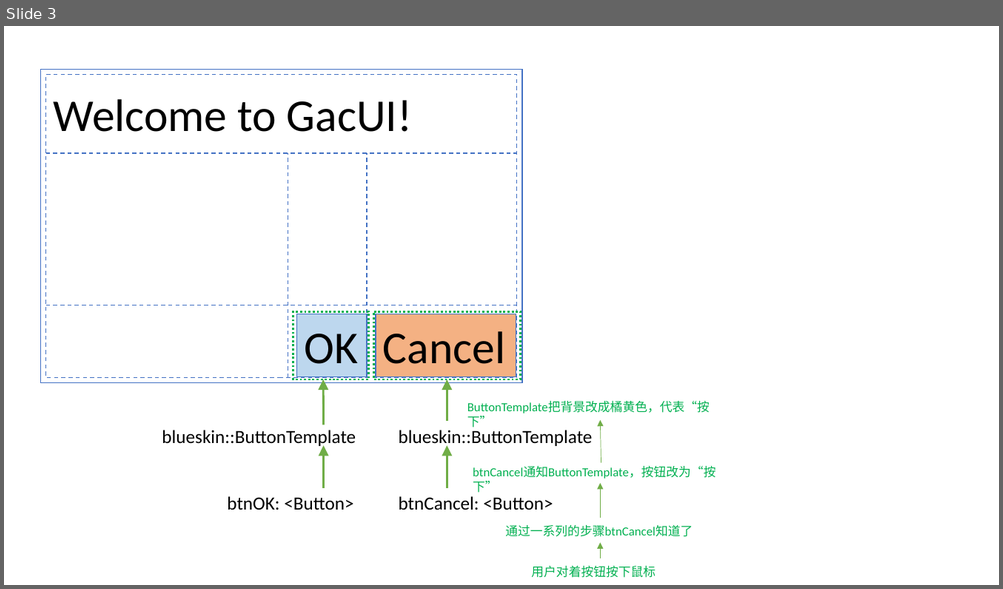
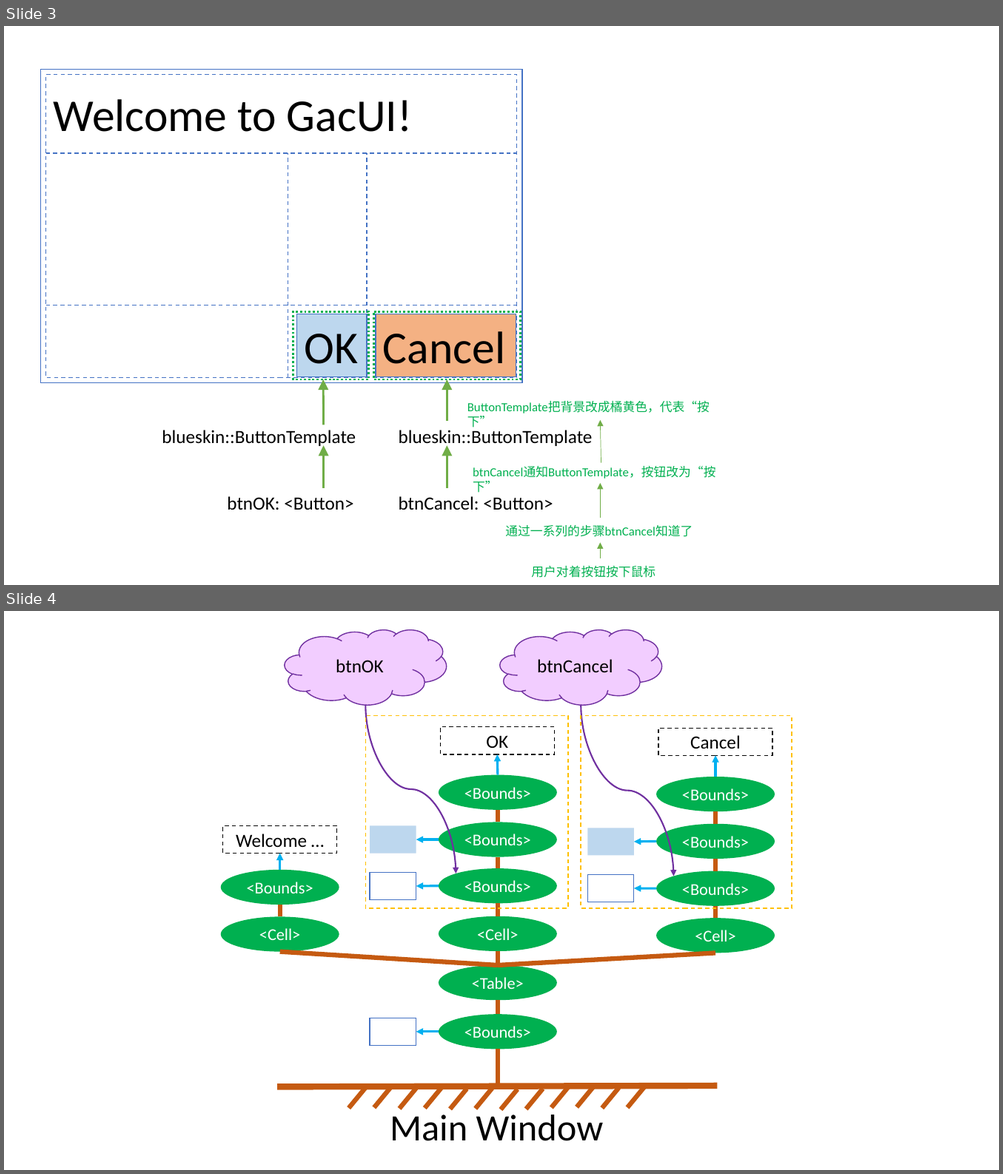
Before and after one commit to vczh/GacUIBlog, a slide deck: Graphs.pptx. Shown one above the other, each under a label of ours: slide 3 before the commit, slides 3 and 4 after it. The pictures are 1003x589 and 1003x1174 pixels, drawn with LibreOffice and Linux fonts; fonts in the diff are those of the drawing. Boxes give left, top, right and bottom in pixels: in the first picture for what was removed or moved away, otherwise in the second. Text is boxed around its words. In the diff, an @@ line names an element or a change of style, - is before the commit and + after.

```diff
--- a/Graphs.pptx
+++ b/Graphs.pptx
@@ slide 4 added at <box>4,611,999,1170</box>, background #FFFFFF @@
@@ cloud added at <box>284,629,447,705</box>, fill #F2CDFF, outline #7030A0 1 pt, 18 pt, text #000000 @@
+btnOK
@@ cloud added at <box>500,629,662,705</box>, fill #F2CDFF, outline #7030A0 1 pt, 18 pt, text #000000 @@
+btnCancel
@@ curved arrow added from (365, 705) to (455, 874), #7030A0 1.5 pt @@
@@ rectangle added at <box>365,715,568,908</box>, outline #FFC000 1 pt dashed @@
@@ curved arrow added from (580, 705) to (673, 877), #7030A0 1.5 pt @@
@@ rectangle added at <box>580,715,792,908</box>, outline #FFC000 1 pt dashed @@
@@ group added at <box>220,727,775,1087</box>: 12 ellipses, 12 lines, 8 rectangles, 8 arrows @@
+<Bounds>
+<Table>
+<Cell>
+<Cell>
+<Cell>
+<Bounds>
+<Bounds>
+<Bounds>
+<Bounds>
+<Bounds>
+<Bounds>
+<Bounds>
+Welcome …
+OK
+Cancel
@@ group added at <box>277,1086,717,1142</box>: 13 lines, 1 text @@
+Main Window
```
Also in this commit, not shown: 2 other files.
